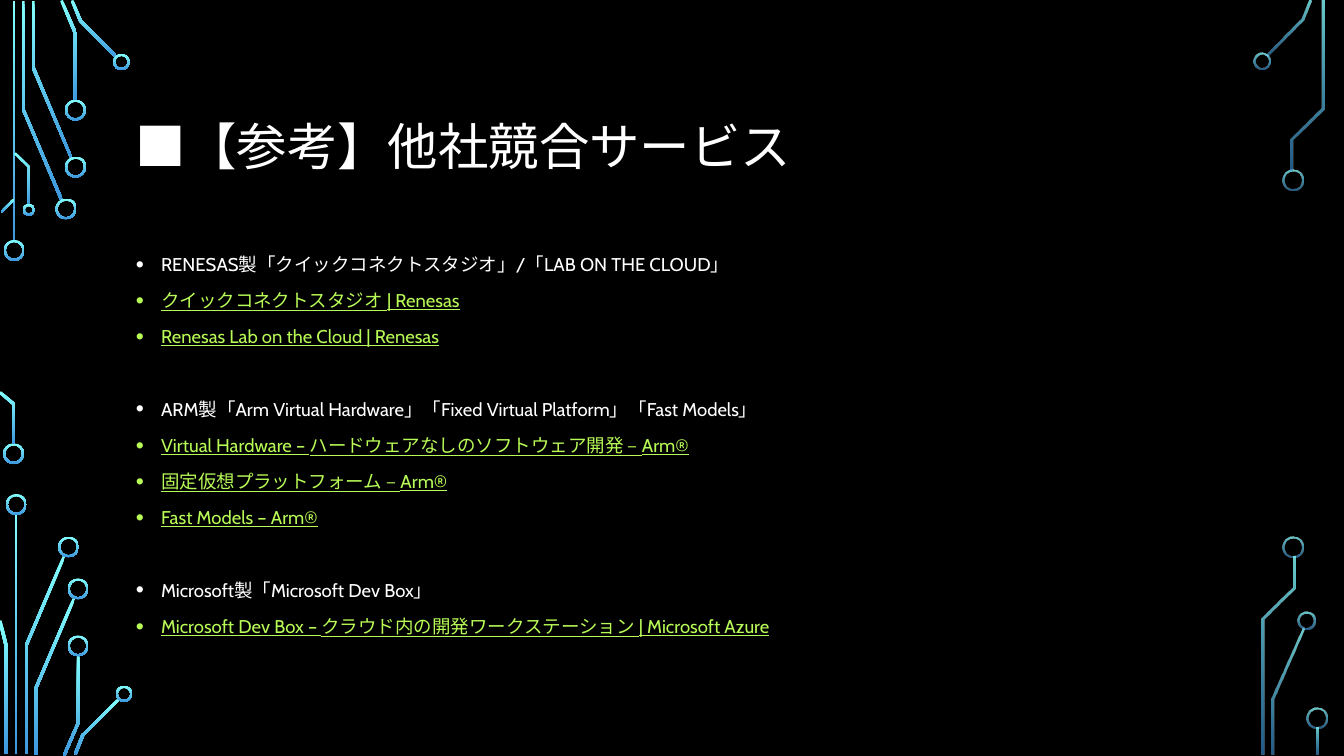
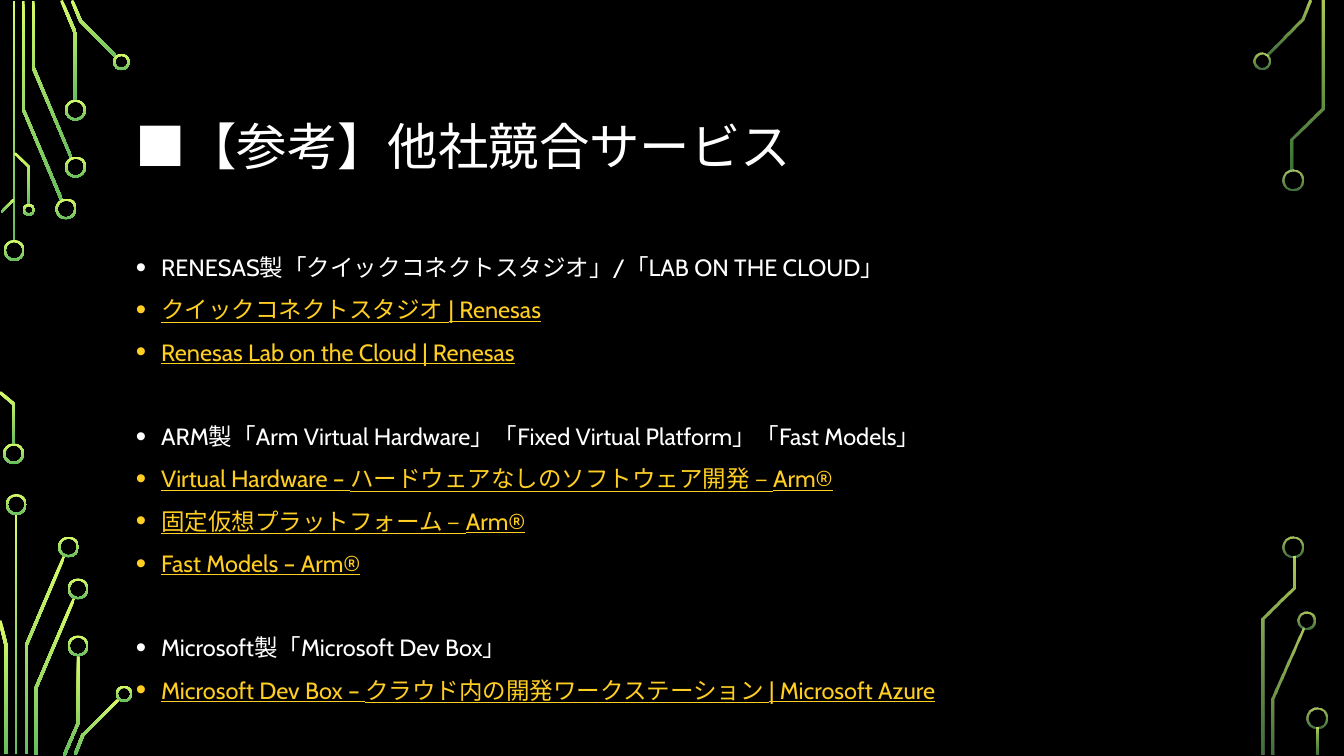
Before and after one commit to SITH-YN/PythonTool, a slide deck: slide 20 of Temp/39期ビジネスアイディア.pptx. Drawn at 1344x756 pixels with LibreOffice and Linux fonts; fonts in the diff are those of the drawing; background and template pictures are left out. Boxes give left, top, right and bottom in pixels: in the first picture for what was removed or moved away, otherwise in the second. Text is boxed around its words. In the diff, an @@ line names an element or a change of style, - is before the commit and + after.

```diff
--- a/Temp/39期ビジネスアイディア.pptx
+++ b/Temp/39期ビジネスアイディア.pptx
@@ fill gradient #82FFFF to #3D97DE to gradient #D8FC68 to #66BD5F in 36 elements at (4,240,25,261), (3,444,24,465), (22,1,63,201), (55,199,77,220), (31,1,72,158), (60,0,78,101), (65,156,86,177), (65,100,86,121), (71,0,117,58), (113,53,131,70), (1,199,15,213), (0,391,15,445), (14,152,30,205), (22,204,34,216), (15,514,18,755), (24,556,65,754), (6,494,27,515), (0,620,7,754), (58,536,80,558), (34,598,76,755), (63,655,80,756), (68,579,89,600), (68,635,89,656), (74,698,120,755), (116,686,133,702), (1266,0,1313,56), (1253,52,1270,70), (1282,169,1304,191), (1271,628,1305,755), (1299,612,1316,629), (1292,1,1325,171), (1284,536,1305,558), (1261,557,1296,755), (1307,708,1328,729), (1317,727,1320,755), (12,1,15,242) @@
@@ text "RENESAS製「クイックコネクトスタジオ」/「LAB ON THE CLOUD」" at (161,256,935,703): size 13.2 to 16.8 pt; text colour #B8FA56 to #FFCE23 in "クイックコネクトスタジオ | Renesas", "Renesas Lab on the Cloud | Renesas", "Virtual Hardware – ハードウェアなしのソフトウェア開発 – Arm®", "固定仮想プラットフォーム – Arm®" and 2 more places @@
```
Also in this commit, not shown: 25 other slides changed.
